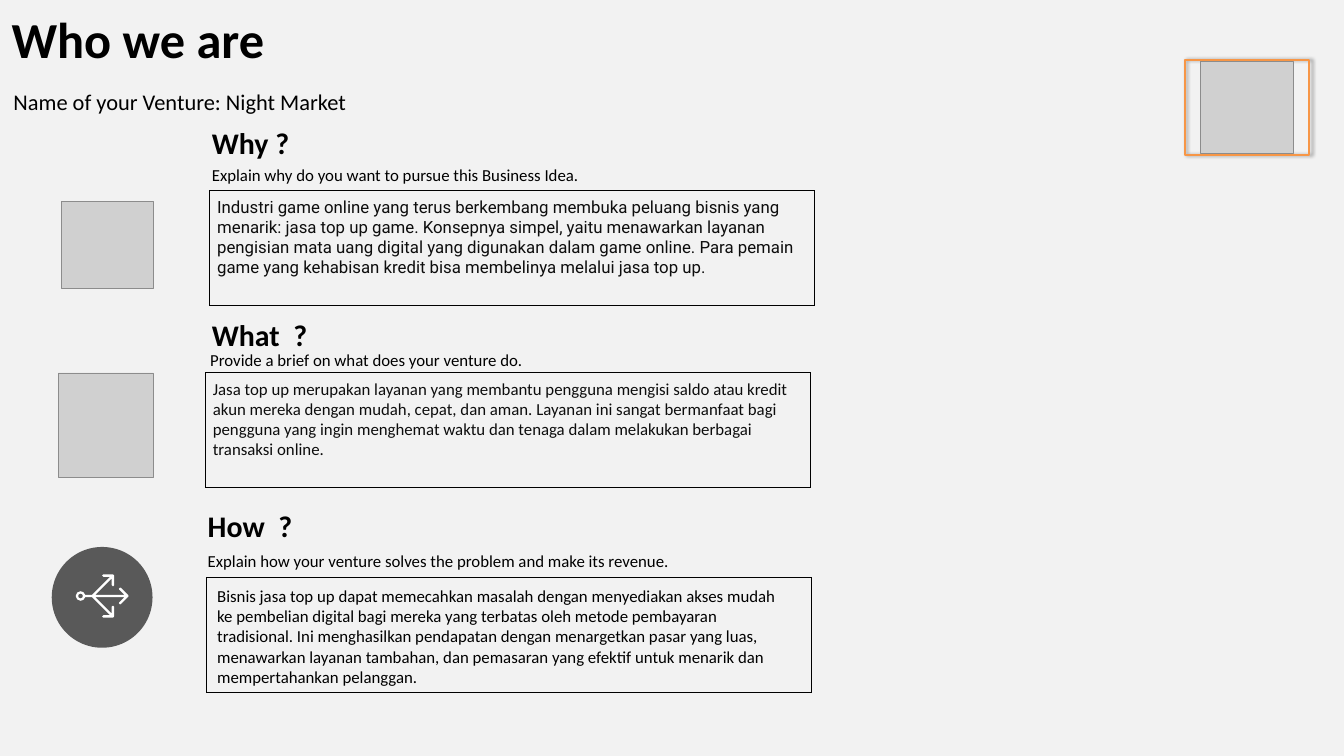
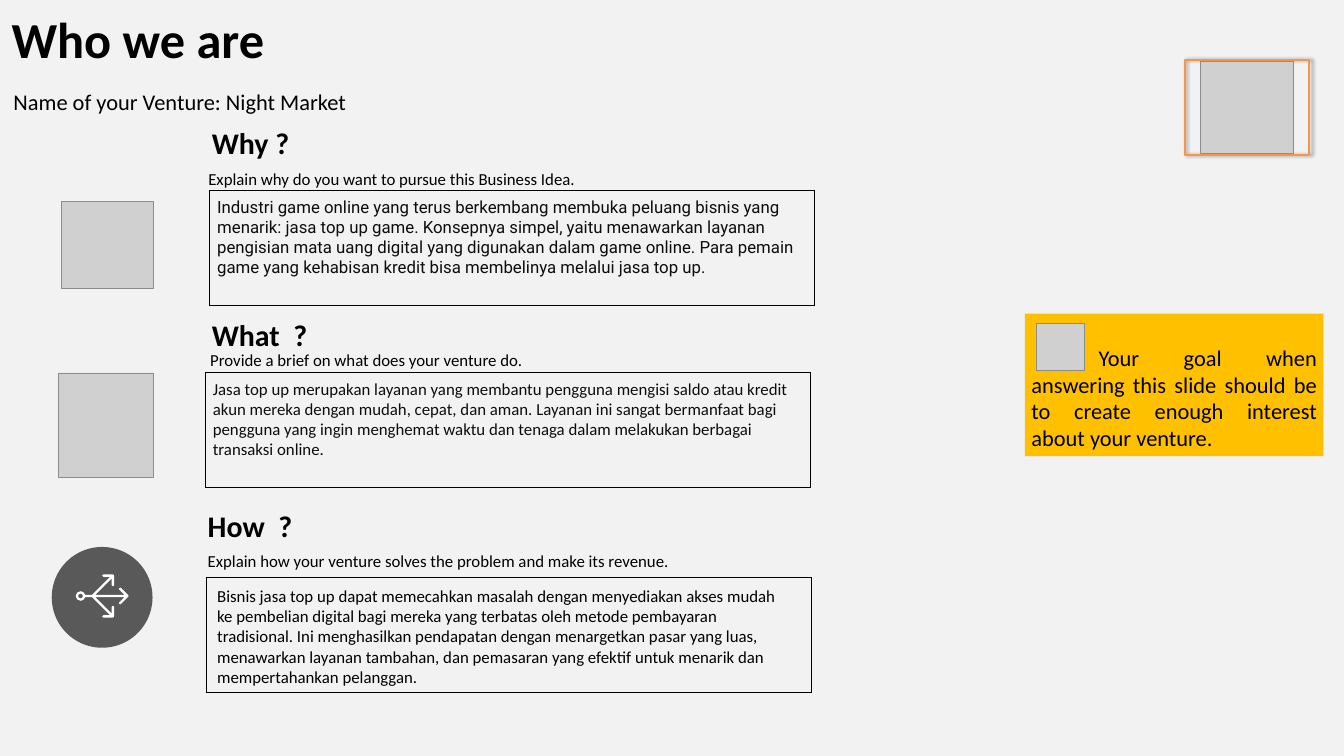
Before and after one commit to JonathanZefanya/Kuliah, a slide deck: slide 2 of Semester 4/Dasar Kewirausahaan/Pertemuan 3 (21-03-2024)/night market - milestone 1.pptx. Drawn at 1344x756 pixels with LibreOffice and Linux fonts; fonts in the diff are those of the drawing; grey boxes stand for pictures. Boxes give left, top, right and bottom in pixels: in the first picture for what was removed or moved away, otherwise in the second. Text is boxed around its words. In the diff, an @@ line names an element or a change of style, - is before the commit and + after.

```diff
--- a/Semester 4/Dasar Kewirausahaan/Pertemuan 3 (21-03-2024)/night market - milestone 1.pptx
+++ b/Semester 4/Dasar Kewirausahaan/Pertemuan 3 (21-03-2024)/night market - milestone 1.pptx
@@ text "Explain why do you want ...": place and size @@
-text "Explain why do you want ..." at (212, 169, 579, 184)
+text "Explain why do you want ..." at (208, 173, 575, 188)
@@ rectangle added at (1025, 314, 1323, 456), fill #FFC000, 24 pt, text #000000 @@
+Your goal when answering this slide should be to create enough interest about your venture.
@@ picture added at (1036, 323, 1085, 370) @@
```
Also in this commit, not shown: 3 other slides changed, 4 other files.
